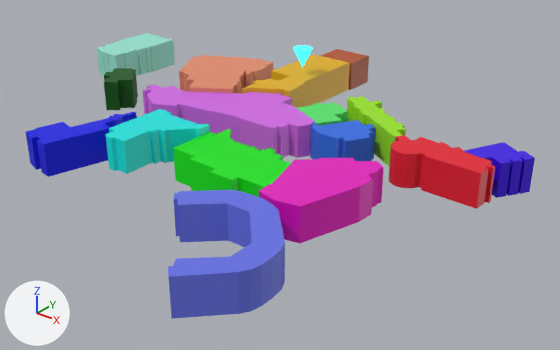
A saved change to the glTF model sheridan2.gltf.
Both versions are drawn from a 50 mm camera at (150.8, -167.8, 93.6) aimed at (18.9, -2.9, -8.6). The axes (+X, +Y, +Z) are drawn at lower left. The lights are the same throughout. Where no turn or scale is listed for an object, it has been applied to the vertices.

Script lines for the objects in view, before the commit:
```python
ob_annie_smith = bpy.data.objects.new('annie-smith', me_sheridan_map_v2_001)
ob_annie_smith.location = (1.0, 0.3, -1.1)
ob_athletics_centre = bpy.data.objects.new('athletics-centre', me_sheridan_map_v2_003)
ob_athletics_centre.location = (1.0, 0.3, -2.3)
ob_b_wing = bpy.data.objects.new('b-wing', me_sheridan_map_v2)
ob_b_wing.location = (1.0, 0.3, -1.4)
ob_daycare_centre = bpy.data.objects.new('daycare-centre', me_sheridan_map_v2_002)
ob_daycare_centre.location = (1.0, 0.3, -1.6)
ob_e_wing = bpy.data.objects.new('e-wing', me_sheridan_map_v2_006)
ob_e_wing.location = (1.0, 0.3, -0.8)
ob_g_wing = bpy.data.objects.new('g-wing', me_sheridan_map_v2_005)
ob_g_wing.location = (1.0, 0.3, -2.9)
ob_k_wing = bpy.data.objects.new('k-wing', me_sheridan_map_v2_012)
ob_k_wing.location = (1.0, 0.3, -1.5)
ob_residence = bpy.data.objects.new('residence', me_sheridan_map_v2_004)
ob_residence.location = (1.0, 0.3, -0.4)
ob_s_wing = bpy.data.objects.new('s-wing', me_sheridan_map_v2_007)
ob_s_wing.location = (1.0, 0.3, -1.5)
# also in view: 'h-wing' at (38.8, 17.1, 4.7); 'student-centre' at (35.9, 5.8, 3.2); 'd-wing' at (22.5, 12.8, 2.9); 'aa-wing' at (-1.8, 31.0, 5.0); 'levy-centre' at (67.4, 3.7, 5.0)
```
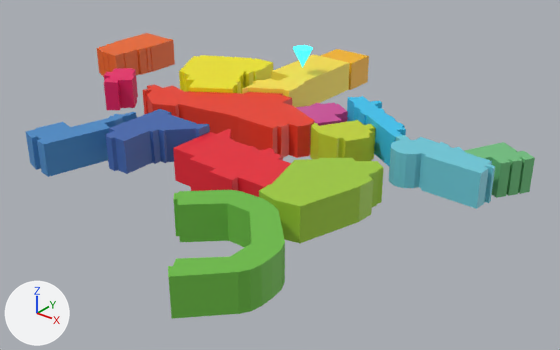
Changed parts and their boxes (x1, y1, x2, y2) in the pictures (560 x 350 px):
```json
{"object": "residence", "change": "recoloured", "before": [168, 190, 285, 319], "after": [168, 190, 285, 319], "on screen": "blue to green"}
{"object": "s-wing", "change": "recoloured", "before": [259, 158, 384, 243], "after": [259, 158, 384, 243], "on screen": "pink to green"}
{"object": "b-wing", "change": "recoloured", "before": [143, 84, 314, 158], "after": [143, 84, 314, 158], "on screen": "purple to red"}
{"object": "levy-centre", "change": "recoloured", "before": [389, 135, 495, 209], "after": [389, 135, 495, 209], "on screen": "red to cyan"}
{"object": "c-wing", "change": "recoloured", "before": [173, 129, 291, 197], "after": [173, 129, 291, 197], "on screen": "green to red"}
{"object": "e-wing", "change": "recoloured", "before": [105, 109, 210, 174], "after": [105, 109, 210, 174], "on screen": "cyan to blue"}
{"object": "g-wing", "change": "recoloured", "before": [26, 112, 137, 177], "after": [26, 112, 137, 177]}
{"object": "aa-wing", "change": "recoloured", "before": [242, 54, 350, 108], "after": [242, 54, 350, 108]}
{"object": "animation-centre", "change": "recoloured", "before": [179, 55, 273, 94], "after": [179, 55, 273, 94]}
{"object": "athletics-centre", "change": "recoloured", "before": [97, 33, 175, 77], "after": [97, 33, 175, 77], "on screen": "green to orange"}
{"object": "student-centre", "change": "recoloured", "before": [310, 120, 376, 161], "after": [310, 120, 376, 161], "on screen": "blue to yellow"}
{"object": "k-wing", "change": "recoloured", "before": [465, 142, 535, 198], "after": [465, 142, 535, 198], "on screen": "blue to green"}
{"object": "h-wing", "change": "recoloured", "before": [347, 96, 406, 167], "after": [347, 96, 406, 167], "on screen": "green to cyan"}
{"object": "daycare-centre", "change": "recoloured", "before": [104, 68, 138, 110], "after": [104, 68, 138, 110], "on screen": "green to pink"}
{"object": "annie-smith", "change": "recoloured", "before": [321, 49, 369, 90], "after": [321, 49, 369, 90]}
{"object": "d-wing", "change": "recoloured", "before": [296, 103, 348, 126], "after": [296, 103, 348, 126], "on screen": "green to pink"}
```

Scene script edits in JSON lines:
```json
{"op": "set", "path": "mat_material_007.base_color", "old": "(0.668, 0.142, 0.8)", "new": "(0.863, 0.0452, 0.0185)", "note": "purple #d569e7 -> red #ef3c25"}
{"op": "set", "path": "mat_material_019.base_color", "old": "(0.467, 0.0885, 0.0227)", "new": "(0.973, 0.485, 0.00802)", "note": "orange #b6542a -> yellow #fcb916"}
{"op": "set", "path": "mat_material_018.base_color", "old": "(0.00114, 0.0946, 0.0)", "new": "(0.847, 0.011, 0.136)", "note": "dark green #045700 -> pink #ed1b67"}
{"op": "set", "path": "mat_material_003.base_color", "old": "(0.318, 0.8, 0.647)", "new": "(0.88, 0.136, 0.0168)", "note": "green #99e7d2 -> orange #f16723"}
{"op": "set", "path": "mat_material_015.base_color", "old": "(0.135, 0.168, 0.8)", "new": "(0.156, 0.515, 0.0595)", "note": "blue #6772e7 -> green #6ebe45"}
{"op": "set", "path": "mat_material_017.base_color", "old": "(0.0, 0.00278, 0.8)", "new": "(0.0648, 0.262, 0.591)", "note": "blue #0009e7 -> blue #488cca"}
{"op": "set", "path": "mat_material_016.base_color", "old": "(0.0, 0.8, 0.754)", "new": "(0.0529, 0.136, 0.44)", "note": "cyan #00e7e1 -> blue #4167b1"}
{"op": "set", "path": "mat_material_014.base_color", "old": "(0.8, 0.0, 0.523)", "new": "(0.356, 0.61, 0.0423)", "note": "pink #e700bf -> green #a1cd3a"}
{"op": "set", "path": "mat_material_013.base_color", "old": "(0.0, 0.8, 0.00184)", "new": "(0.839, 0.0152, 0.0331)", "note": "green #00e706 -> red #ec2133"}
{"op": "set", "path": "mat_material_004.base_color", "old": "(0.8, 0.445, 0.00618)", "new": "(0.991, 0.776, 0.0704)", "note": "yellow #e7b212 -> yellow #fee44b"}
{"op": "set", "path": "mat_material.base_color", "old": "(0.8, 0.271, 0.154)", "new": "(0.905, 0.823, 0.00478)", "note": "orange #e78e6d -> yellow #f4ea0f"}
{"op": "set", "path": "mat_material_012.base_color", "old": "(0.0456, 0.0, 0.8)", "new": "(0.165, 0.539, 0.216)", "note": "purple #3c00e7 -> green #71c280"}
{"op": "set", "path": "mat_material_010.base_color", "old": "(0.327, 0.8, 0.00666)", "new": "(0.0382, 0.565, 0.896)", "note": "green #9be713 -> cyan #37c6f3"}
{"op": "set", "path": "mat_material_011.base_color", "old": "(0.8, 0.00867, 0.0282)", "new": "(0.159, 0.604, 0.723)", "note": "red #e7172f -> cyan #6fccdd"}
{"op": "set", "path": "mat_material_009.base_color", "old": "(0.0287, 0.156, 0.8)", "new": "(0.565, 0.68, 0.0284)", "note": "blue #2f6ee7 -> yellow #c6d72f"}
{"op": "set", "path": "mat_material_008.base_color", "old": "(0.0991, 0.8, 0.155)", "new": "(0.631, 0.0704, 0.323)", "note": "green #59e76e -> pink #d04b9a"}
```
